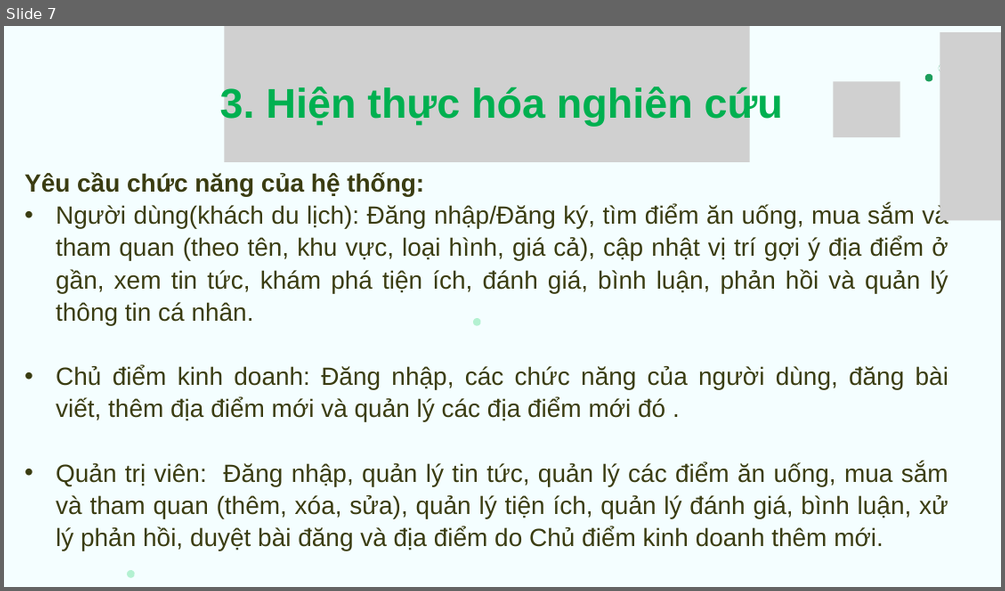
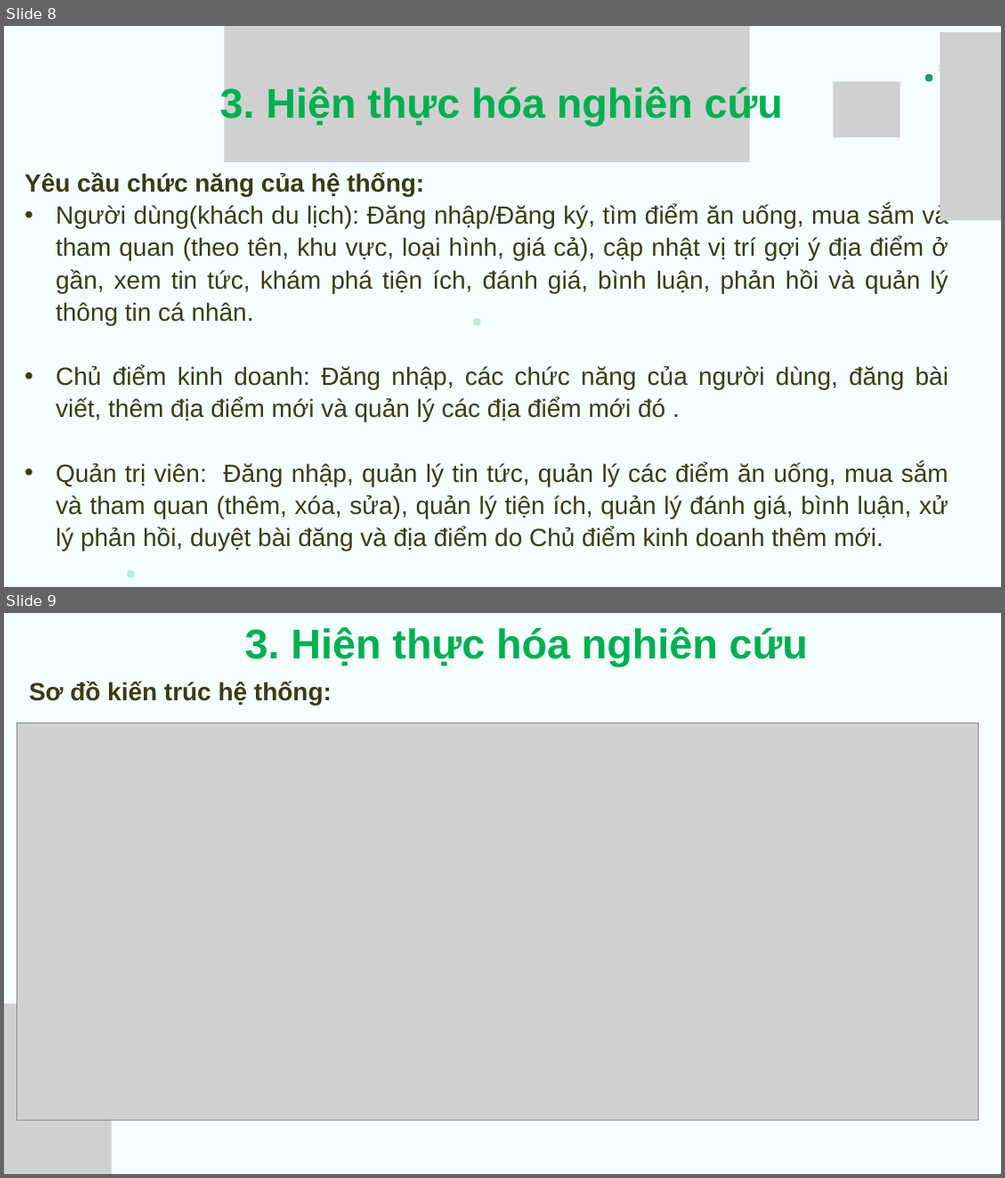
Before and after one commit to nhat11111111/tn-da22ttb-phamminhnhat-goiyamthucVL, a slide deck: docs/pptx/tn-da22ttb-phamminhnhat-goiyamthucVL.pptx. Shown one above the other, each under a label of ours: slide 7 before the commit, slides 8 and 9 after it. The pictures are 1005x591 and 1005x1178 pixels, drawn with LibreOffice and Linux fonts; fonts in the diff are those of the drawing; grey boxes stand for pictures. Boxes give left, top, right and bottom in pixels: in the first picture for what was removed or moved away, otherwise in the second. Text is boxed around its words. In the diff, an @@ line names an element or a change of style, - is before the commit and + after.

```diff
--- a/docs/pptx/tn-da22ttb-phamminhnhat-goiyamthucVL.pptx
+++ b/docs/pptx/tn-da22ttb-phamminhnhat-goiyamthucVL.pptx
@@ slide 9 added at (4, 613, 1001, 1174), background #F4FEFF @@
@@ text added at (245, 627, 808, 667), 60 pt, text #00B050, bold @@
+3. Hiện thực hóa nghiên cứu
@@ text added at (29, 681, 332, 705), 36 pt, text #3A3C11, bold @@
+Sơ đồ kiến trúc hệ thống:
@@ picture added at (16, 723, 978, 1119) @@
@@ picture added at (4, 1003, 111, 1174) @@
@@ what was slide 7 is now slide 8 @@
```
Also in this commit, not shown: 2 slides changed, 1 other slide added, 8 other files.
